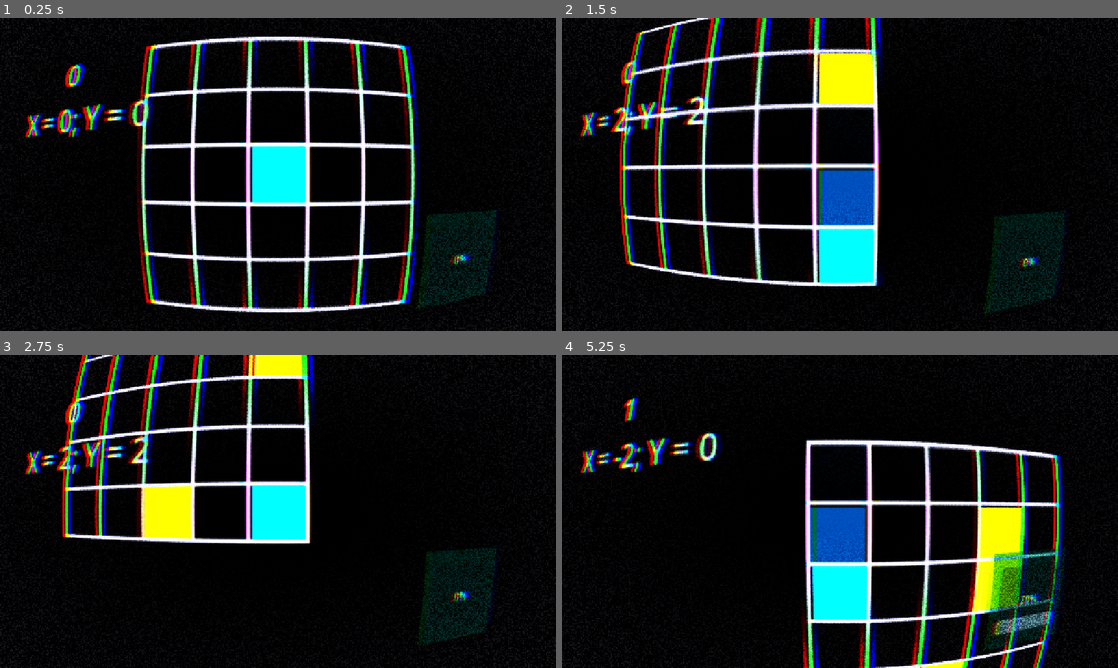
Above: before the commit, frames 1-4 (two rows, left to right).
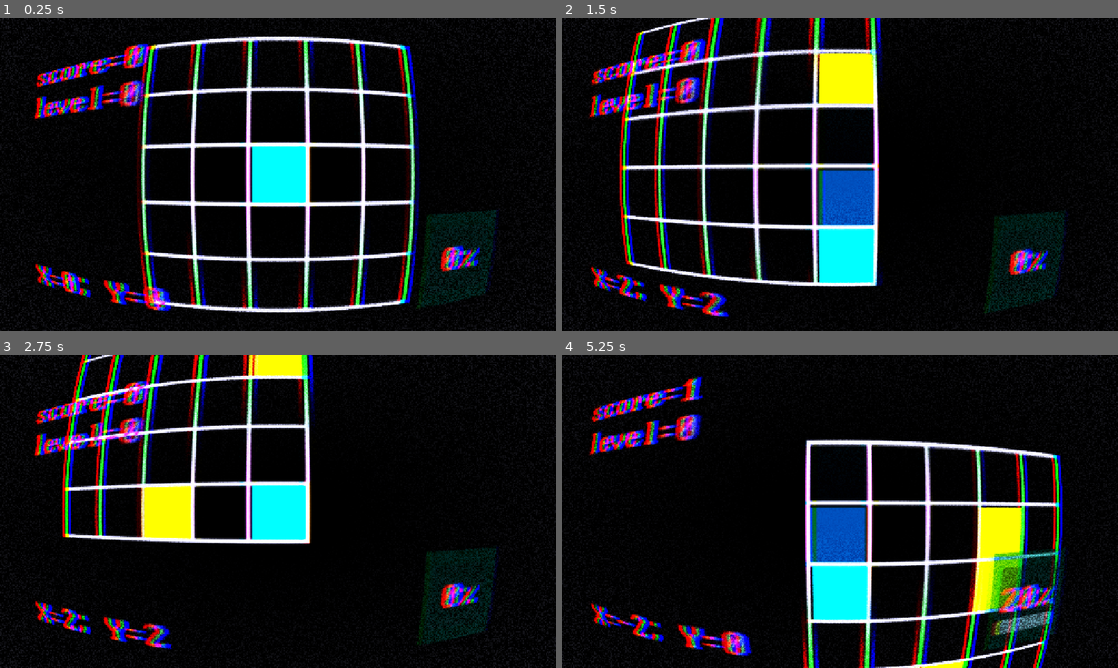
Above: after the commit, the same moments.

Repository: maseyonok421/maseyonok-sTestGameAboutPointThatCanMoveIn4DirectionsOnGrid
Game: Godot game, scene res://scenes/game.tscn
The game is run twice, just before and just after one commit, with the same random seed, the same clock (stepped at 60 frames per second) and the same inputs.
Inputs:
- Up to frame 1 (0.25 s): no input
- Up to frame 2 (1.5 s): hold Right (ui_right) 0.53-1.28 s; hold Down (ui_down) from 1.28 s (still down)
- Up to frame 3 (2.75 s): release Down (ui_down) at 2.03 s; hold Right (ui_right) from 2.03 s (still down)
- Up to frame 4 (5.25 s): release Right (ui_right) at 2.78 s; hold Up (ui_up) 2.78-3.53 s; hold Left (ui_left) 3.53-5.03 s; hold Down (ui_down) from 5.03 s (still down)

The runs differ from the first frame. In frame 1, 4.8% of the frame differs, in the area x 4-87%, y 8-94%; in frame 2, 4.7%; in frame 3, 4.5%; in frame 4, 5.3%, in the area x 3-89%, y 6-97%.

Commit message:
[C] Better Labels

Diff:
--- a/prefabs/camera.tscn
+++ b/prefabs/camera.tscn
@@ -1,6 +1,7 @@
-[gd_scene load_steps=9 format=3 uid="uid://c2kww08j1twov"]
+[gd_scene load_steps=10 format=3 uid="uid://c2kww08j1twov"]
 
 [ext_resource type="Script" uid="uid://d0ovqlpq8v1wa" path="res://scripts/camera.gd" id="1_70n02"]
+[ext_resource type="FontFile" uid="uid://dlhtm3ahiq3ly" path="res://fonts/WebPlus IBM MDA/web_ibm_mda.ttf" id="2_6ayxh"]
 [ext_resource type="Script" uid="uid://b37odoswjqpg3" path="res://scripts/xp_pb.gd" id="2_qwx7c"]
 [ext_resource type="Shader" uid="uid://d1bql1rmvfe7x" path="res://shaders/multishader.gdshader" id="7_ffi68"]
 
@@ -35,18 +36,34 @@
 zoomSpeed = 0.035
 
 [node name="ScoreLabel" type="Label" parent="."]
-offset_left = -329.0
+offset_left = -409.0
 offset_top = -189.0
-offset_right = -138.0
+offset_right = -184.0
 offset_bottom = -111.0
+theme_override_colors/font_color = Color(1.034, 0.563, 1.353, 1)
+theme_override_fonts/font = ExtResource("2_6ayxh")
 theme_override_font_sizes/font_size = 50
+text = "dsdfdfs"
+
+[node name="levelInfoLabel" type="Label" parent="."]
+offset_left = -408.0
+offset_top = -133.0
+offset_right = -215.0
+offset_bottom = -55.0
+theme_override_colors/font_color = Color(1.034, 0.563, 1.353, 1)
+theme_override_fonts/font = ExtResource("2_6ayxh")
+theme_override_font_sizes/font_size = 50
+text = "sdfdsf"
 
 [node name="PositionInfoLabel" type="Label" parent="."]
-offset_left = -422.0
-offset_top = -117.0
-offset_right = -231.0
-offset_bottom = -39.0
+offset_left = -408.0
+offset_top = 148.0
+offset_right = -215.0
+offset_bottom = 226.0
+theme_override_colors/font_color = Color(1.034, 0.563, 1.353, 1)
+theme_override_fonts/font = ExtResource("2_6ayxh")
 theme_override_font_sizes/font_size = 50
+text = "sdfdsf"
 
 [node name="xpPBBG" type="TextureProgressBar" parent="."]
 anchors_preset = 7
@@ -73,6 +90,9 @@
 offset_top = 20.0
 offset_right = 120.75
 offset_bottom = 116.0
+theme_override_colors/font_color = Color(1.034, 0.563, 1.353, 1)
+theme_override_fonts/font = ExtResource("2_6ayxh")
+theme_override_font_sizes/font_size = 50
 fill_mode = 3
 script = ExtResource("2_qwx7c")
 
--- a/scripts/camera.gd
+++ b/scripts/camera.gd
@@ -32,9 +32,11 @@
 	zoom = Vector2(curZoom, curZoom)
 
 	get_tree().get_first_node_in_group("Player").getPlayerCoords.connect(_on_getting_player_coords)
-	$ScoreLabel.text = str(Global.score)
+	$ScoreLabel.text = "score="+str(Global.score)
 	$PositionInfoLabel.text = \
-	"X = " + str(playerX) + "; Y = " + str(playerY)
+	"X=" + str(playerX) + "; Y=" + str(playerY)
+	$levelInfoLabel.text = \
+	"level=" + str(Global.curLevel)
 
 	positionX = lerp(1.0*positionX, 1.0*playerX, delta*camSpeed)
 	positionY = lerp(1.0*positionY, 1.0*playerY, delta*camSpeed)
Binary file added: fonts/Taminaru/Taminaru-Regular.otf
Binary file added: fonts/WebPlus IBM MDA/web_ibm_mda.ttf
